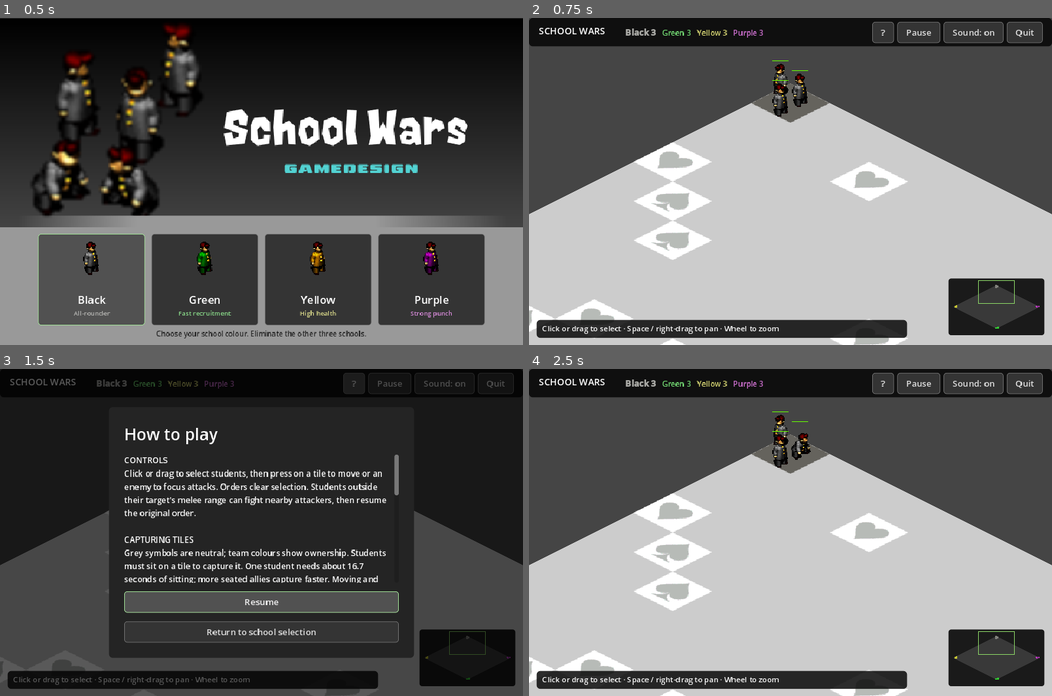
Above: before the commit, frames 1-4 (two rows, left to right).
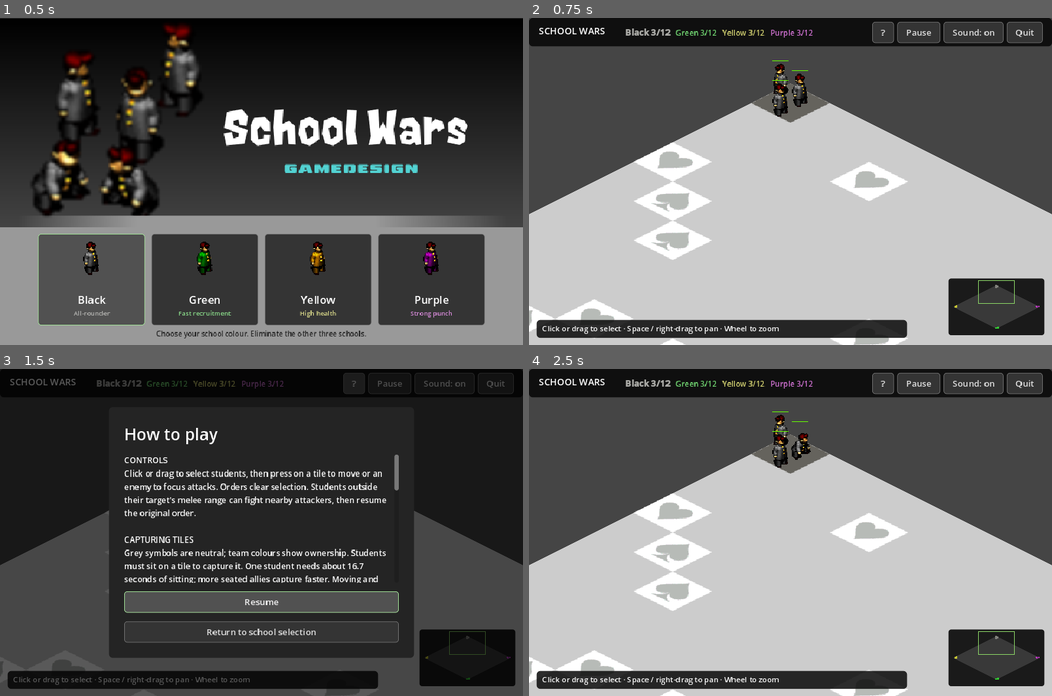
Above: after the commit, the same moments.

Repository: knigfty/school-wars
Game: Godot game, scene res://Scenes/Classic/classic_game.tscn
Same seed, same stepped clock (60 frames per second), same inputs: the game is played once before the commit and once after it.
Inputs:
- Up to frame 1 (0.5 s): no input
- Up to frame 2 (0.75 s): click "Black" at 0.5 s
- Up to frame 3 (1.5 s): click "?" at 1.25 s
- Up to frame 4 (2.5 s): click "Resume" at 2 s

Frame 1 is identical in both runs. In frame 2, 0.3% of the frame differs, in the area x 24-55%, y 3-6%; in frame 3, 0.3%; in frame 4, 0.3%.

Commit message:
Add Space deselection, last-position pursuit, and Green territory capacity

Diff:
--- a/Scripts/Classic/classic_game.gd
+++ b/Scripts/Classic/classic_game.gd
@@ -13,7 +13,6 @@
 var selection_label: Label
 var hint_panel: PanelContainer
 var announcement_label: Label
-var cancel_button: Button
 var modal_title: Label
 var modal_body: Label
 var modal_scroll: ScrollContainer
@@ -80,7 +79,7 @@
 		var button: Button = Button.new()
 		button.name = "%sSchool" % ClassicRules.TEAM_NAMES[team]
 		button.mouse_default_cursor_shape = Control.CURSOR_POINTING_HAND
-		button.tooltip_text = "%s: %d HP · %d punch · 12 students maximum" % [ClassicRules.TEAM_NAMES[team], ClassicRules.HEALTH[team], ClassicRules.PUNCH[team]]
+		button.tooltip_text = "%s: %d HP · %d punch · 12 starting capacity" % [ClassicRules.TEAM_NAMES[team], ClassicRules.HEALTH[team], ClassicRules.PUNCH[team]]
 		button.pressed.connect(_start_match.bind(team))
 		menu.add_child(button)
 		cards.append(button)
@@ -154,8 +153,6 @@
 	hint_panel.add_theme_stylebox_override("panel", hint_style)
 	hint_panel.add_child(selection_label)
 	hud.add_child(hint_panel)
-	cancel_button = _button("Cancel selection", board.cancel_selection)
-	hud.add_child(cancel_button)
 	minimap = ClassicMinimap.new()
 	minimap.board = board
 	hud.add_child(minimap)
@@ -237,8 +234,6 @@
 	hud.get_node("Actions").size = Vector2(318, 38)
 	hint_panel.position = Vector2(14, size.y - 46)
 	hint_panel.size = Vector2(minf(size.x - 228, 680), 32)
-	cancel_button.position = Vector2(18, size.y - 88)
-	cancel_button.size = Vector2(160, 36)
 	minimap.position = size - Vector2(190, 122)
 	minimap.size = Vector2(176, 104)
 	announcement_label.position = Vector2(0, 68)
@@ -294,7 +289,7 @@
 
 
 func _show_help() -> void:
-	_show_dialog("How to play", "CONTROLS\nClick or drag to sel …(825 unchanged characters)… ts per recruit; other teams need 1,500. Each team can field 12 students; a full or blocked base can prevent spawning.\n\nHEART TILE: HEALING\nStudents sitting on a friendly heart or their home base heal 1.8 HP per second, up to their maximum HP. Hearts do not speed recruitment. Capture speed and healing rate are the same for every team. Home bases cannot be captured.\n\nSpace + drag or right-drag: pan · Wheel: zoom\nMinimap: click or drag · A: select all · Esc: cancel / pause\n\nEliminate ever …(77 unchanged characters)…
+	_show_dialog("How to play", "CONTROLS\nClick or drag to sel …(825 unchanged characters)… ts per recruit; other teams need 1,500. Teams start with capacity for 12 students. Green gains +1 capacity per two currently owned spade or heart tiles (home base excluded); losing tiles lowers capacity but never removes existing students. This bonus does not change recruitment speed; a full or blocked base can prevent spawning.\n\nHEART TILE: HEALING\nStudents sitting on a friendly heart or their home base heal 1.8 HP per second, up to their maximum HP. Hearts do not speed recruitment. Capture speed and healing rate are the same for every team. Home bases cannot be captured.\n\nSpace + drag or right-drag: pan · Wheel: zoom\nMinimap: click or drag · A: select all · Space: clear selection · Esc: cancel / pause\n\nEliminate ever …(77 unchanged characters)…
 
 
 func _show_pause() -> void:
@@ -320,7 +315,6 @@
 
 
 func _update_selection() -> void:
-	cancel_button.visible = not board.selected.is_empty()
 	selection_label.text = "%d selected · Click a tile to move or an enemy to attack." % board.selected.size() if not board.selected.is_empty() else "Click or drag to select · Space / right-drag to pan · Wheel to zoom"
 
 
@@ -330,7 +324,7 @@
 	var segments: Array[String] = []
 	for team: int in 4:
 		var color: Color = ClassicRules.COLORS[team].lightened(0.45)
-		var label: String = "%s %d" % [ClassicRules.TEAM_NAMES[team], board.simulation.get_count(team)]
+		var label: String = "%s %d/%d" % [ClassicRules.TEAM_NAMES[team], board.simulation.get_count(team), board.simulation.get_team_capacity(team)]
 		if team == _team:
 			label = "[b]" + label + "[/b]"
 		segments.append("[color=#%s]%s[/color]" % [color.to_html(false), label])
@@ -353,6 +347,9 @@
 		elif not board.simulation.finished:
 			_show_pause()
 		get_viewport().set_input_as_handled()
+	elif event.keycode == KEY_SPACE and not modal.visible:
+		board.cancel_selection()
+		get_viewport().set_input_as_handled()
 	elif event.keycode == KEY_A and not modal.visible:
 		board.select_all()
 		get_viewport().set_input_as_handled()
--- a/Scripts/Classic/classic_simulation.gd
+++ b/Scripts/Classic/classic_simulation.gd
@@ -89,8 +89,26 @@
 	return float(ClassicRules.RECRUIT_THRESHOLD[team]) / float(2 + get_recruit_tiles(team)) / 18.0
 
 
+func get_team_capacity(team: int) -> int:
+	var captured: int = 0
+	if team == 1:
+		for area: Dictionary in areas:
+			if area.owner == team and area.kind != ClassicRules.AreaKind.BASE:
+				captured += 1
+	return ClassicRules.TEAM_CAP + captured / 2
+
+
+func _target_died(target: ClassicStudent) -> void:
+	for unit: ClassicStudent in students:
+		if unit.target_id == target.id:
+			unit.destination = target.cell
+			unit.target_id = -1
+		if unit.priority_target_id == target.id:
+			unit.priority_target_id = -1
+
+
 func spawn_student(team: int) -> ClassicStudent:
-	if not active[team] or get_count(team) >= ClassicRules.TEAM_CAP:
+	if not active[team] or get_count(team) >= get_team_capacity(team):
 		return null
 	var slots: Array[Vector2i] = []
 	for y: int in 4:
@@ -100,6 +118,16 @@
 				slots.append(cell)
 	if slots.is_empty():
 		return null
+	# Grow the shared pool when Green's territory bonus exceeds the original 48 slots.
+	var has_unused: bool = false
+	for unit: ClassicStudent in students:
+		if unit.state == ClassicStudent.State.UNUSED:
+			has_unused = true
+			break
+	if not has_unused:
+		var extra: ClassicStudent = ClassicStudent.new()
+		extra.id = students.size()
+		students.append(extra)
 	for student: ClassicStudent in students:
 		if student.state != ClassicStudent.State.UNUSED:
 			continue
@@ -148,7 +176,7 @@
 			ClassicStudent.State.DEAD:
 				_dying(student)
 	if ai_enabled:
-		_com_order(students[ticks % 48])
+		_com_order(students[ticks % students.size()])
 	for color: int in 4:
 		if active[color]:
 			recruit_progress[color] += 2 + get_recruit_tiles(color)
@@ -270,9 +298,9 @@
 			return
 	if student.target_id >= 0:
 		if not _valid_enemy(student, student.target_id):
-			_start_stand(student)
-			return
-		student.destination = students[student.target_id].cell
+			_target_died(students[student.target_id])
+		else:
+			student.destination = students[student.target_id].cell
 	var offset: Vector2i = student.destination - student.cell
 	var choices: Array[int] = []
 	var preferred: int = -1
@@ -314,7 +342,8 @@
 		return
 	if student.target_id >= 0:
 		if not _valid_enemy(student, student.target_id):
-			_start_stand(student)
+			_target_died(students[student.target_id])
+			_start_turn(student)
 			return
 		var target: ClassicStudent = students[student.target_id]
 		if _adjacent(student.cell, target.cell):
@@ -379,9 +408,7 @@
 			target.health -= ClassicRules.PUNCH[student.team]
 			if target.health <= 0.0:
 				target.health = 0.0
-				for unit: ClassicStudent in students:
-					if unit.priority_target_id == target.id:
-						unit.priority_target_id = -1
+				_target_died(target)
 				target.state = ClassicStudent.State.DEAD
 				target.pattern = 20
 				target.counter = 10
--- a/Testing/run_classic_tests.gd
+++ b/Testing/run_classic_tests.gd
@@ -76,6 +76,7 @@
 	cap_sim.active[1] = false
 	_check(cap_sim.spawn_student(1) == null, "Eliminated schools cannot recruit")
 	_test_blocked_focus_retaliation()
+	_test_new_orders_and_capacity()
 	_test_orders()
 	_test_fight()
 	_test_determinism_and_occupancy()
@@ -143,6 +144,46 @@
 	_check(fifth.target_id == focus.id, "Student resumes original focus after local attacker dies")
 
 
+func _test_new_orders_and_capacity() -> void:
+	var sim: ClassicSimulation = ClassicSimulation.new()
+	sim.setup(0, 55)
+	var neutral: Array[Dictionary] = []
+	for area: Dictionary in sim.areas:
+		if area.kind != ClassicRules.AreaKind.BASE:
+			neutral.append(area)
+	_check(sim.get_team_capacity(1) == 12, "Green starts with capacity 12")
+	neutral[0].owner = 1
+	_check(sim.get_team_capacity(1) == 12, "One captured tile gives no capacity bonus")
+	neutral[1].owner = 1
+	_check(sim.get_team_capacity(1) == 13 and sim.get_team_capacity(0) == 12, "Two captured tiles increase only Green capacity")
+	# Capacity depends on ownership, not a change to the recruitment formula.
+	_check(is_equal_approx(sim.get_spawn_seconds(1), 500.0 / (2 + sim.get_recruit_tiles(1)) / 18.0), "Green recruitment formula unchanged")
+	for i: int in 20:
+		sim.spawn_student(1)
+	_check(sim.get_count(1) == 13, "Green can recruit above the old twelve-unit cap")
+	for team: int in [0, 2, 3]:
+		for i: int in 12:
+			sim.spawn_student(team)
+	_check(sim.students.size() == 49 and sim.get_count(1) == 13, "Shared pool supports Green bonus beyond 48 total students")
+	neutral[1].owner = -1
+	_check(sim.get_team_capacity(1) == 12 and sim.get_count(1) == 13 and sim.spawn_student(1) == null, "Territory loss preserves existing units but blocks excess recruitment")
+	var mover: ClassicStudent = sim.students[0]
+	var target: ClassicStudent = sim.students[3]
+	sim.occupancy.clear()
+	mover.cell = Vector2i(10, 10)
+	mover.previous_cell = Vector2i(9, 10)
+	mover.state = ClassicStudent.State.WALK
+	mover.walk_tick = 5
+	mover.target_id = target.id
+	mover.priority_target_id = target.id
+	target.cell = Vector2i(15, 10)
+	target.state = ClassicStudent.State.DEAD
+	sim._target_died(target)
+	_check(mover.target_id == -1 and mover.destination == target.cell, "Target death converts pursuit to last-position move")
+	sim._walking(mover)
+	_check(mover.state == ClassicStudent.State.WALK and mover.cell == Vector2i(11, 10), "Pursuer continues moving after target dies")
+
+
 func _test_orders() -> void:
 	var sim: ClassicSimulation = ClassicSimulation.new()
 	sim.setup(0, 43)
@@ -268,8 +309,9 @@
 						occupied[unit.cell] = unit.id
 				_check(occupied == a.occupancy, "Occupancy has no stale reservations")
 			for team: int in 4:
-				_check(a.get_count(team) <= 12, "Population stays within cap during AI play")
-		for id: int in 48:
+				_check(a.get_count(team) <= (25 if team == 1 else 12), "Population stays within cap during AI play")
+		_check(a.students.size() == b.students.size(), "Dynamic pool size replays deterministically")
+		for id: int in a.students.size():
 			_check(a.students[id].cell == b.students[id].cell and a.students[id].health == b.students[id].health and a.students[id].state == b.students[id].state, "Seed and ticks deterministically replay")
 
 
@@ -286,6 +328,11 @@
 		_check(app.board.simulation.player_team == team, "Every team starts a playable match")
 		app.board.select_all()
 		_check(app.board.selected.size() == 3, "Select all respects chosen school")
+		var space: InputEventKey = InputEventKey.new()
+		space.keycode = KEY_SPACE
+		space.pressed = true
+		app._unhandled_key_input(space)
+		_check(app.board.selected.is_empty(), "Space clears selection")
 		app._show_help()
 		await process_frame
 		_check(app.board.paused and app.modal.visible, "Help pauses simulation")
Not shown, changed: Docs/CLASSIC.md
